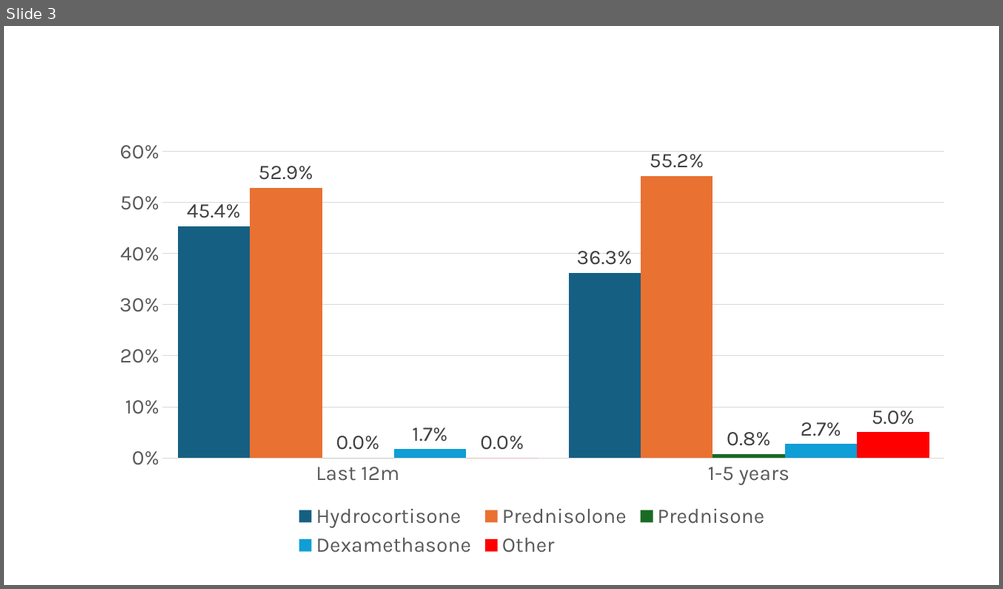
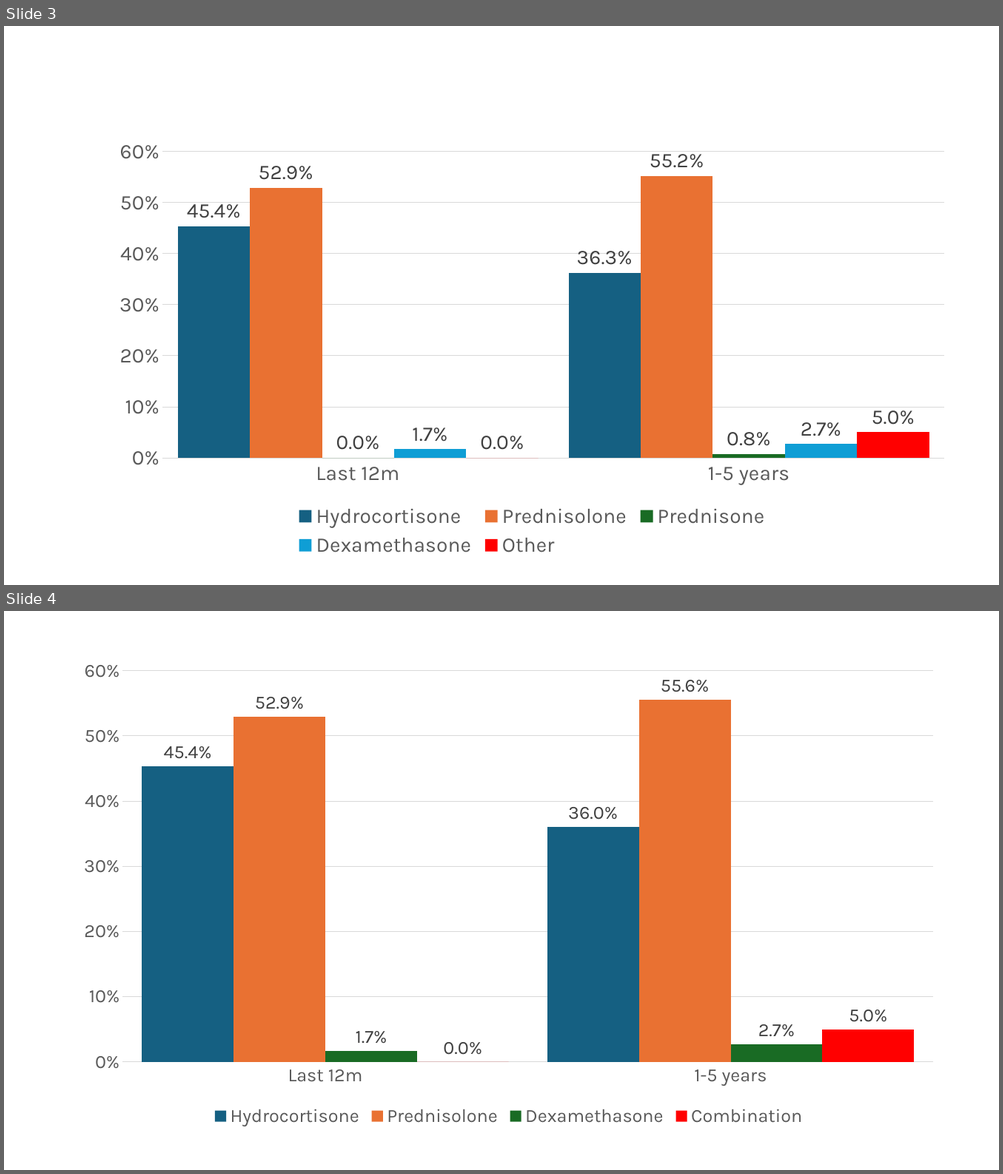
Before and after one commit to RW207000/Poster-processing, a slide deck: figures.pptx. Shown one above the other, each under a label of ours: slide 3 before the commit, slides 3 and 4 after it. The pictures are 1003x589 and 1003x1174 pixels, drawn with LibreOffice and Linux fonts; fonts in the diff are those of the drawing. Boxes give left, top, right and bottom in pixels: in the first picture for what was removed or moved away, otherwise in the second. Text is boxed around its words. In the diff, an @@ line names an element or a change of style, - is before the commit and + after.

```diff
--- a/figures.pptx
+++ b/figures.pptx
@@ slide 4 added at (x1=4, y1=611, x2=999, y2=1170), background #FFFFFF @@
@@ column chart added at (x1=67, y1=650, x2=951, y2=1132) @@
+categories: Last 12m, 1-5 years
+Hydrocortisone: 0.454, 0.36
+Prednisolone: 0.529, 0.556
+Dexamethasone: 0.017, 0.027
+Combination: 0, 0.05
```
Also in this commit, not shown: 1 other slide added, 6 other files.
